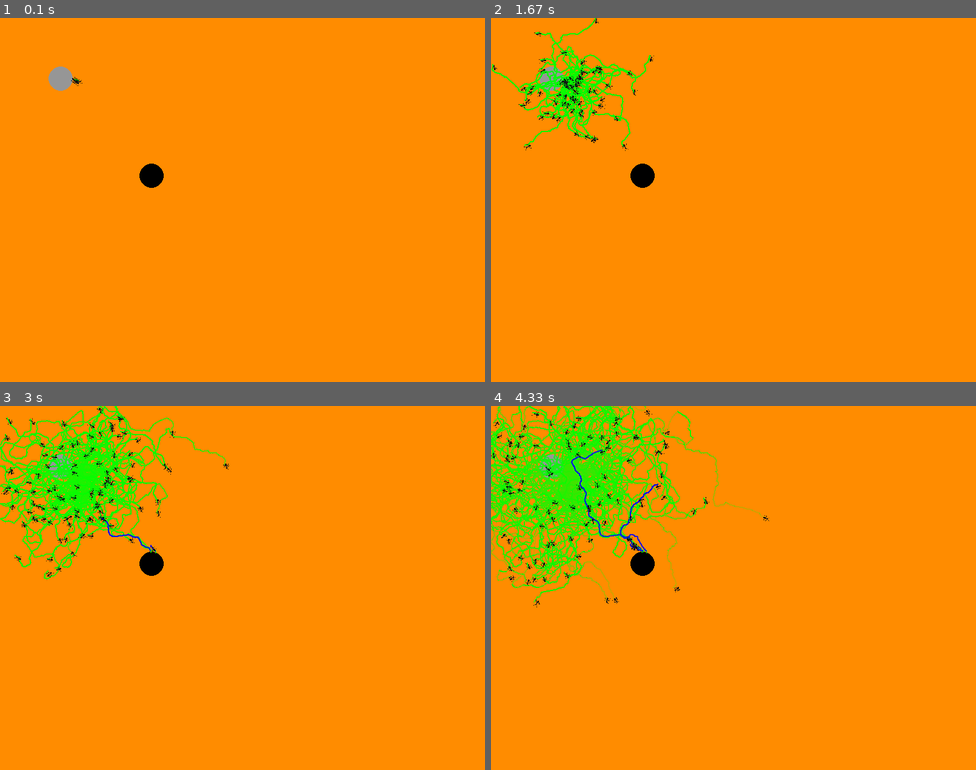
Above: before the commit, frames 1-4 (two rows, left to right).
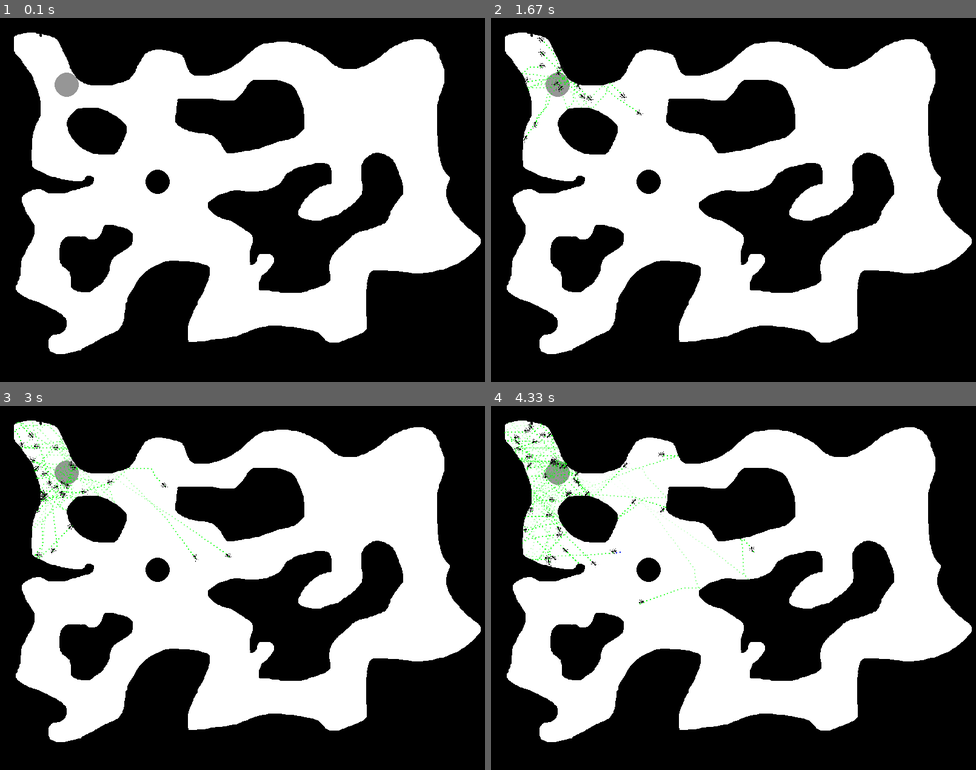
Above: after the commit, the same moments.

Repository: wschopohl/fuh-ants
Game: pygame game, started from Johannes/main.py
Two runs of this game, one before a commit and one after it. Both use one fixed random seed, a clock stepped at 60 frames per second and the inputs below.
Inputs:
- Up to frame 1 (0.1 s): no input
- Up to frame 2 (1.67 s): hold Right 0.33-0.8 s; hold Up 0.83-1.3 s; hold Right from 1.33 s (still down)
- Up to frame 3 (3 s): release Right at 1.8 s; hold Left 1.83-2.37 s; hold Down 2.4-2.87 s; hold Left from 2.9 s (still down)
- Up to frame 4 (4.33 s): release Left at 3.37 s; hold Up 3.4-3.87 s; hold Right from 3.9 s (still down)

The runs differ from the first frame. In frame 1, 100% of the frame differs, in the area x 0-100%, y 0-100%; in frame 2, 100%; in frame 3, 100%; in frame 4, 100%.

Commit message:
added map and collision

Diff:
--- a/Johannes/ant.py
+++ b/Johannes/ant.py
@@ -6,8 +6,8 @@
     return arr
 
 def get_neighborhood(map,pos,sensor_weite):
-    return map[int(pos[0])-sensor_weite:int(pos[0])+sensor_weite,
-                                   int(pos[1])-sensor_weite:int(pos[1])+sensor_weite]
+    return map[int(pos[0])-sensor_weite:int(pos[0])+sensor_weite+1,
+                                   int(pos[1])-sensor_weite:int(pos[1])+sensor_weite+1]
 
     pass
 
@@ -27,7 +27,7 @@
         self.pos = pos
         self.colony = colony
         self.umwelt = colony.umwelt
-        self.rotation = rot
+        self.rotation = 360*np.random.random()
         self.geschwindigkeit = geschwindigkeit
         self.name = name
         self.vis_obj = vis_obj
@@ -42,19 +42,19 @@
         #Futter in der naehe?
         if not self.trage_obj:
             for food in self.umwelt.food_places:
-                if dis_pos(food.pos,self.pos) <20:
+                if dis_pos(food.pos,self.pos) <40:
                     self.trage_obj = True
                     food.amount -=1
-                    #print('FUTTER')
+                    print('FUTTER')
                     self.rotation+=180
                     self.count_event=0
         #colonie in der naehe
         if self.trage_obj:
             for colony in self.umwelt.colonys:
-                if dis_pos(colony.pos,self.pos) <20:
+                if dis_pos(colony.pos,self.pos) <40:
                     self.trage_obj = False
                     colony.food +=1
-                    #print(colony.food)
+                    print(colony.food)
                     self.rotation+=180
                     self.count_event=0
         #neue_Richtung?
@@ -76,14 +76,15 @@
         #     self.rotation += +60*np.random.random() -30
         # else:
         #     self.rotation += +40*np.random.random() +30
-        if max([links,rechts,mitte])<15:
-            if np.random.random()<0.3:
-                self.rotation += -45+90* np.random.random()
-        else:
-            if links>mitte and links >rechts:
-                self.rotation -= 10
-            elif rechts>mitte and rechts > links:
-                self.rotation +=10
+        if self.count_event%6 ==0:
+            if max([links,rechts,mitte])<20:
+                if np.random.random()<0.1:
+                    self.rotation += -45+90* np.random.random()
+            else:
+                if links>mitte and links >rechts:
+                    self.rotation -= 45
+                elif rechts>mitte and rechts > links:
+                    self.rotation +=45
 
 
         # auswertung
@@ -91,27 +92,60 @@
         #bewegung
 
 
-        if self.rotation<0:
+        while self.rotation<0:
             self.rotation += 360
-        if self.rotation>0:
+        while self.rotation>360:
             self.rotation -= 360
+        pos_i = (int(self.pos[0]),int( self.pos[1]))
+        col_map = get_neighborhood(self.umwelt.map,pos_i,1)
 
-        move_x = np.cos(self.rotation/180*np.pi)*self.geschwindigkeit
-        move_y = np.sin(self.rotation/180*np.pi)*self.geschwindigkeit
-        if self.pos[1] + move_y > self.umwelt.hoehe-20 or self.pos[1]+move_y < 0:
-            move_y = move_y * -1
+        move_x = np.cos(self.rotation/180*np.pi)#*self.geschwindigkeit
+        move_y = np.sin(self.rotation/180*np.pi)#*self.geschwindigkeit
+        #pos_i_neu = (int(self.pos[0]+move_x),int( self.pos[1]+move_y))
+        #colmap_ 0 ist wand 1 ist frei
 
-        if self.pos[0] + move_x > self.umwelt.breite-20 or self.pos[0]+move_x < 0:
-            move_x = move_x * -1
+        i,j = np.where(col_map == 0)
+
+
+        #if col_map[int(self.pos[0]+move_x)-int(pos_i[0]),int(self.pos[1]+move_y)-int(pos_i[1])]==0:
+        if len(i)>0:
+            i,j = np.where(col_map == 1)
+            if len(i) == 0:
+                move_y = 0
+                move_x = 0
+                print(col_map,i,j,self.pos)
+                print('ant in the wall')
+            else:
+
+                x = np.random.randint(len(i))
+                #print(col_map,i,j,x,self.pos)
+                move_x = (i[x]-1)
+                move_y = (j[x]-1)
+            # self.rotation = np.random.random()*360
+            # move_x = np.cos(self.rotation/180*np.pi)#*self.geschwindigkeit
+            # move_y = np.sin(self.rotation/180*np.pi)#*self.geschwindigkeit
+
+        # if self.pos[1] + move_y > self.umwelt.hoehe-20 or self.pos[1]+move_y < 0:
+        #     move_y = move_y * -1
+
+        # if self.pos[0] + move_x > self.umwelt.breite-20 or self.pos[0]+move_x < 0:
+        #     move_x = move_x * -1
         self.pos = (self.pos[0]+move_x, self.pos[1]+move_y)
         pos_i = (int(self.pos[0]+move_x),int( self.pos[1]+move_y))
 
+        #get_neighborhood(self.umwelt.map,())
 
-        change_val = 255-255*f_logistic(self.count_event/100-3,1,1,0.5)
-        if not self.trage_obj: # suche futter
-            self.colony.change_phero(0,change_val,pos_i)
-        else: #suche colony
-            self.colony.change_phero(1,change_val,pos_i)
+        #pheromone
+
+        if self.count_event%6 == 0:
+            change_val = 255-255*f_logistic(self.count_event/100-3,1,1,0.5)
+            change_val = 255
+            if not self.trage_obj: # suche futter
+                #change_val = min(255,50+255-255*f_logistic(self.count_event/100-3,1,1,0.5))
+                self.colony.change_phero(0,change_val,pos_i)
+            else: #suche colony
+                #change_val = min(255,150+255-255*f_logistic(self.count_event/100-3,1,1,0.5))
+                self.colony.change_phero(1,change_val,pos_i)
 
         if move_x != 0:
             self.rotation = np.arctan2(-move_y, move_x)/np.pi*(-180)
--- a/Johannes/main.py
+++ b/Johannes/main.py
@@ -22,6 +22,10 @@
 # init Grafik
 pygame.init()
 # Bilder
+
+#BG/map
+
+bg_map = pygame.image.load("Johannes\map_01.png")
 ameise = pygame.image.load("Johannes\walking_ant.png")
 
 ameise_frame_h = 248
@@ -50,6 +54,8 @@
 #init Umwelt
 
 Umwelt = umwelt.umwelt(F_breite,F_hoehe)
+
+Umwelt.map = pygame.surfarray.array2d(bg_map)
 Umwelt.add_colony()
 
 
@@ -84,16 +90,16 @@
     # Spiellogik hier integrieren
     Umwelt.update()
     # Spielfeld/figur(en) zeichnen (davor Spielfeld löschen)
-    screen.fill(ORANGE)
-
+    #screen.fill(ORANGE)
+    screen.blit(bg_map,(0,0))
     ant_frame += 1
 
     if ant_frame >61:
         ant_frame = 0
         #print(clock.get_fps(),len(Umwelt.ants))
-    if ant_frame %3==0:
+    if ant_frame %15==0:
         for colony in Umwelt.colonys:
-            if len(colony.ants)<100:
+            if len(colony.ants)<150:
                 colony.add_ant()
             # else:
             #     if ant_frame %30==0:
@@ -101,13 +107,13 @@
 
 
     for food in Umwelt.food_places:
-        pygame.draw.circle(screen, SCHWARZ, food.pos, 20)
+        pygame.draw.circle(screen, SCHWARZ, (food.pos[0]+10,food.pos[1]+10), 20)
 
     for colony in Umwelt.colonys:
         #äphero_map = pygame.surfarray.make_surface(colony.phero[0])
         #phero_map.set_colorkey(0)
         #surf_phero_a.set_alpha(colony.phero[0])
-        pygame.draw.circle(screen, GRAU, colony.pos, 20)
+        pygame.draw.circle(screen, GRAU, (colony.pos[0]+10,colony.pos[1]+10), 20)
         surf_phero_a_alpha = pygame.surfarray.pixels_alpha(surf_phero_a)
         surf_phero_a_alpha[:] = colony.phero[0]#.astype('uint8')
         del surf_phero_a_alpha
@@ -117,7 +123,7 @@
         del surf_phero_b_alpha
         screen.blit(surf_phero_b,(0,0))
         for ant in colony.ants:
-            screen.blit(pygame.transform.rotozoom(ameise_frame[ant_frame],-ant.rotation-90,0.05),(ant.pos[0]-5,ant.pos[1]-5,))
+            screen.blit(pygame.transform.rotozoom(ameise_frame[ant_frame],-ant.rotation-90,0.05),(ant.pos[0]-9,ant.pos[1]-9,))
     #)pygame.transform.scale(ameise_frame[ant_frame],(20,20)),(ballpos_x,ballpos_y))
 
     pygame.display.flip()
--- a/Johannes/test_pygame.py
+++ /dev/null
@@ -1,119 +0,0 @@
-
-#https://www.python-lernen.de/pygame-animation.htm
-
-#https://www.python-lernen.de/pygame-tastatur-abfragen.htm Tatstaur-abkuerzungen
-
-#ant-graphic https://opengameart.org/content/walking-ant-with-parts-and-rigged-spriter-file
-
-import pygame
-from numpy import arctan2,pi,sign
-
-pygame.init()
-
-
-# genutzte Farbe
-ORANGE  = ( 255, 140, 0)
-ROT     = ( 255, 0, 0)
-GRUEN   = ( 0, 255, 0)
-SCHWARZ = ( 0, 0, 0)
-WEISS   = ( 255, 255, 255)
-
-#Konstanten
-F_breite = 640
-F_hoehe = 480
-
-# Bilder
-ameise = pygame.image.load("walking_ant.png")
-
-ameise_frame_h = 248
-ameise_frame_b = 202
-
-ameise_frame = []
-
-print(ameise_frame)
-# Fenster öffnen
-screen = pygame.display.set_mode((F_breite, F_hoehe))
-
-
-surf = pygame.Surface((1616,1984))
-for n in range(62): #62 sprites auf 8x8 grid
-    i = n%8
-    j = n//8
-    #ameise_frame.append((i*ameise_frame_b,j*ameise_frame_h,(i+1)*ameise_frame_b+1,(j+1)*ameise_frame_h))
-    #ameise_frame.append(ameise.subsurface(pygame.Rect((i*ameise_frame_b,j*ameise_frame_h,(i+1)*ameise_frame_b,(j+1)*ameise_frame_h))))
-    ameise_frame.append(ameise.subsurface(pygame.Rect((i*ameise_frame_b,j*ameise_frame_h,ameise_frame_b,ameise_frame_h))).convert_alpha())
-
-
-
-
-
-#titel
-pygame.display.set_caption("Unser erstes Pygame-Spiel")
-
-# solange die Variable True ist, soll das Spiel laufen
-spielaktiv = True
-clock = pygame.time.Clock()
-ant_frame = 0
-
-
-
-ballpos_x = 10
-ballpos_y = 30
-
-bewegung_x = 2
-bewegung_y = 2
-
-# Schleife Hauptprogramm
-while spielaktiv:
-    # Überprüfen, ob Nutzer eine Aktion durchgeführt hat
-    for event in pygame.event.get():
-        if event.type == pygame.QUIT:
-            spielaktiv = False
-            print("Spieler hat Quit-Button angeklickt")
-        elif event.type == pygame.KEYDOWN:
-            print("Spieler hat Taste gedrückt")
-            if event.key == pygame.K_RIGHT:
-                print("Spieler hat Pfeiltaste rechts gedrückt")
-            elif event.key == pygame.K_LEFT:
-                print("Spieler hat Pfeiltaste links gedrückt")
-            elif event.key == pygame.K_UP:
-                print("Spieler hat Pfeiltaste hoch gedrückt")
-            elif event.key == pygame.K_DOWN:
-                print("Spieler hat Pfeiltaste runter gedrückt")
-            elif event.key == pygame.K_SPACE:
-                print("Spieler hat Leertaste gedrückt")
-        elif event.type == pygame.MOUSEBUTTONDOWN:
-            print("Spieler hast Maus angeklickt")
-
-    # Spiellogik hier integrieren
-
-    # Spielfeld/figur(en) zeichnen (davor Spielfeld löschen)
-    screen.fill(ORANGE)
-    ant_frame += 1
-
-    if ant_frame >61:
-        ant_frame = 0
-
-    if ballpos_y > F_hoehe-20 or ballpos_y < 0:
-        bewegung_y = bewegung_y * -1
-
-    if ballpos_x > F_breite-20 or ballpos_x < 0:
-        bewegung_x = bewegung_x * -1
-    ballpos_x += bewegung_x
-    ballpos_y += bewegung_y
-
-    if bewegung_x != 0:
-        rot = arctan2(-bewegung_y,-bewegung_x)/pi*-180+90
-        print(rot)
-    else:
-        rot = sign(bewegung_y)*180
-
-    #pygame.draw.ellipse(screen, WEISS, [ballpos_x, ballpos_y, 20, 20])
-    #pic = pygame.transform.smoothscale_by(ameise_frame[ant_frame],0.1)
-    #screen.blit(pic,(ballpos_x,ballpos_y))
-    screen.blit(pygame.transform.rotozoom(ameise_frame[ant_frame],rot,0.05),(ballpos_x,ballpos_y))#)pygame.transform.scale(ameise_frame[ant_frame],(20,20)),(ballpos_x,ballpos_y))
-
-    # Fenster aktualisieren
-    pygame.display.flip()
-    # Refresh-Zeiten festlegen
-    clock.tick(60)
--- a/Johannes/umwelt.py
+++ b/Johannes/umwelt.py
@@ -36,10 +36,10 @@
         for ant in self.ants:
             ant.update()
         for i,phero in enumerate(self.phero):
-            self.phero[i] = phero*0.999
+            self.phero[i] = phero*0.992
 
     def change_phero(self,ind,val,pos):
-        self.phero[ind][pos[0]-1:pos[0]+1,pos[1]-1:pos[1]+1] =min(max(0, self.phero[ind][pos[0],pos[1]]+val/3),255)
+        #self.phero[ind][pos[0]-4:pos[0]+4,pos[1]-4:pos[1]+4] =min(max(0, self.phero[ind][pos[0],pos[1]]+val),255)
         self.phero[ind][pos[0]-1:pos[0]+1,pos[1]-1:pos[1]+1] =min(max(0, self.phero[ind][pos[0],pos[1]]+val),255)
 
 class food:
